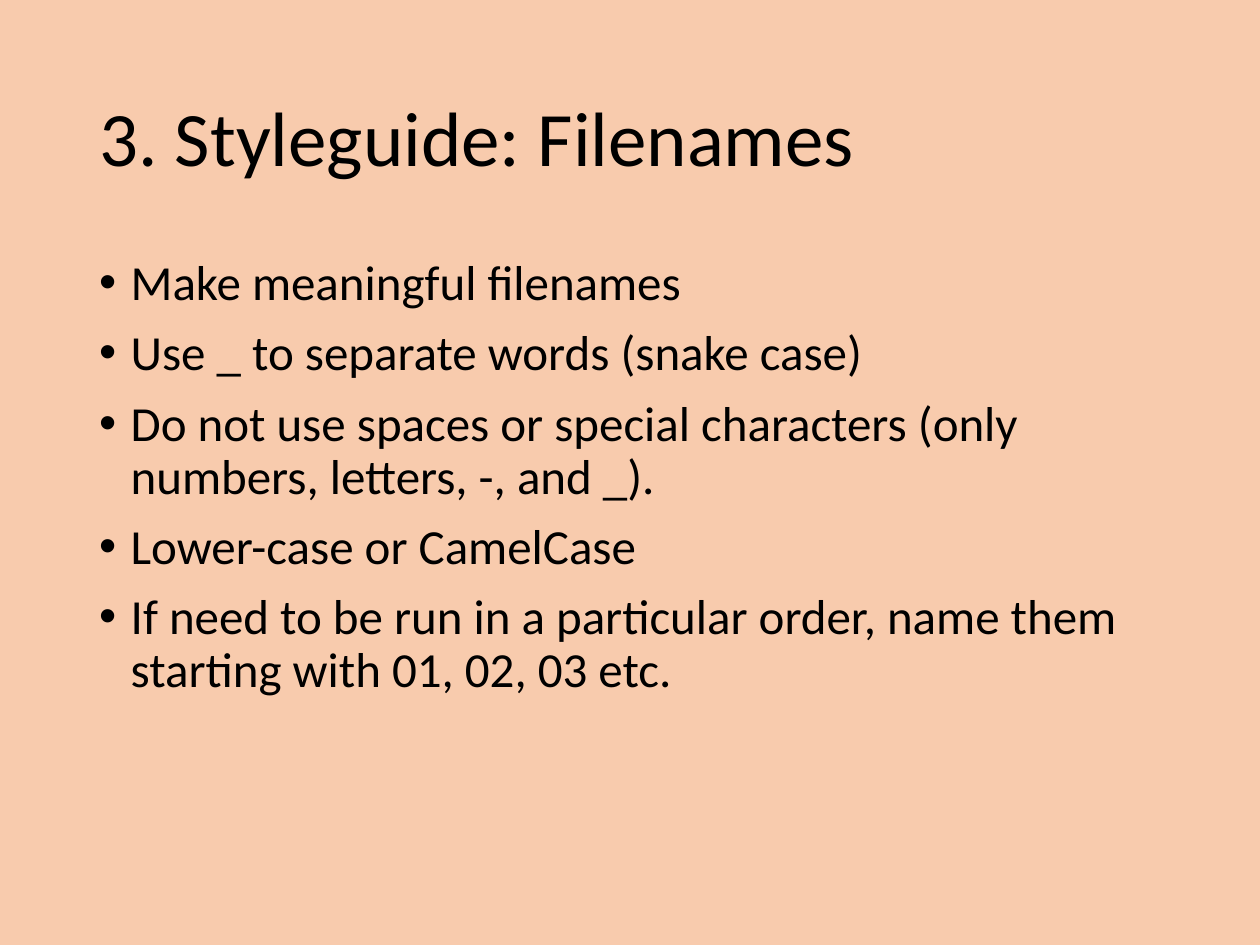
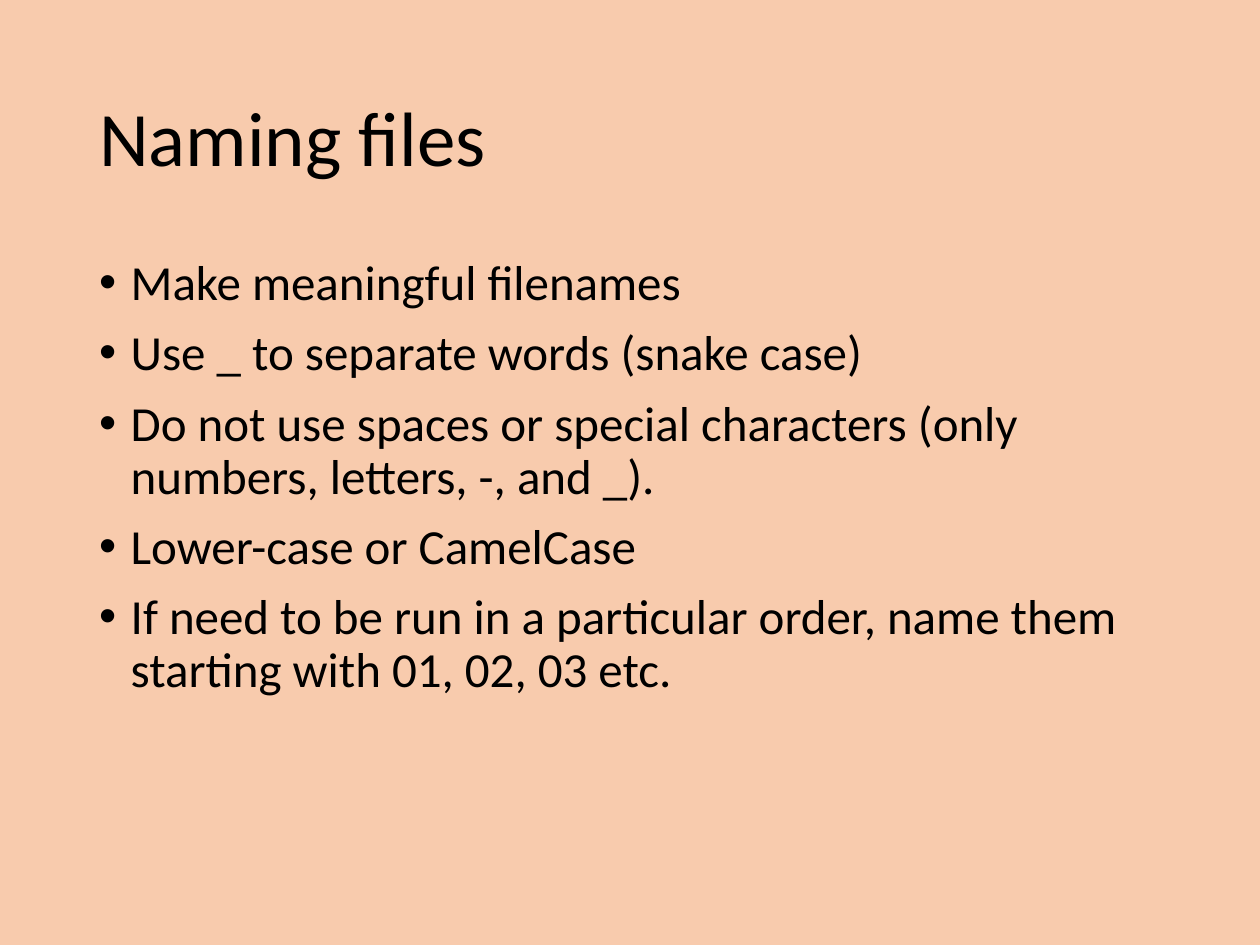
Before and after one commit to EEOB590A-Data-Science-in-R-Fall2021/CourseMaterials, a slide deck: slide 13 of 2. Data Management/Wk4 - Datasheets and Coding with Style.pptx. Drawn at 1260x945 pixels with LibreOffice and Linux fonts; fonts in the diff are those of the drawing. Boxes give left, top, right and bottom in pixels: in the first picture for what was removed or moved away, otherwise in the second. Text is boxed around its words. In the diff, an @@ line names an element or a change of style, - is before the commit and + after.

```diff
--- a/2. Data Management/Wk4 - Datasheets and Coding with Style.pptx
+++ b/2. Data Management/Wk4 - Datasheets and Coding with Style.pptx
@@ title at [99,112,486,180]: text changed @@
-3. Styleguide: Filenames
+Naming files
```
Also in this commit, not shown: 3 other slides changed.
